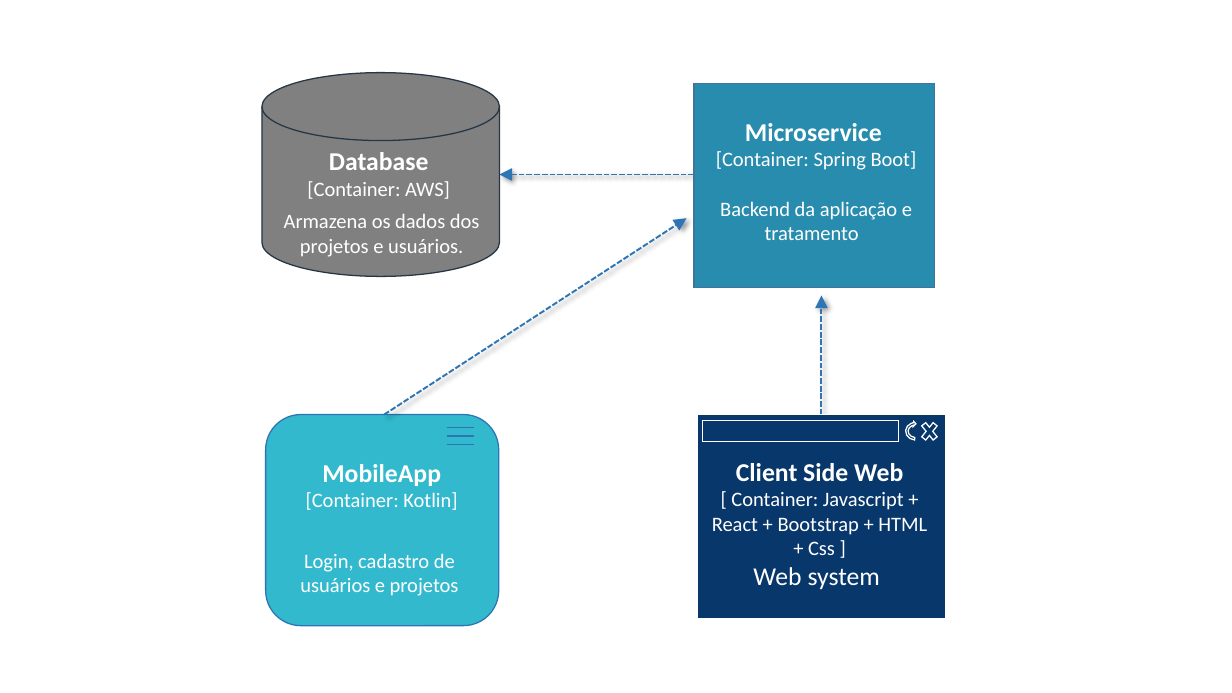
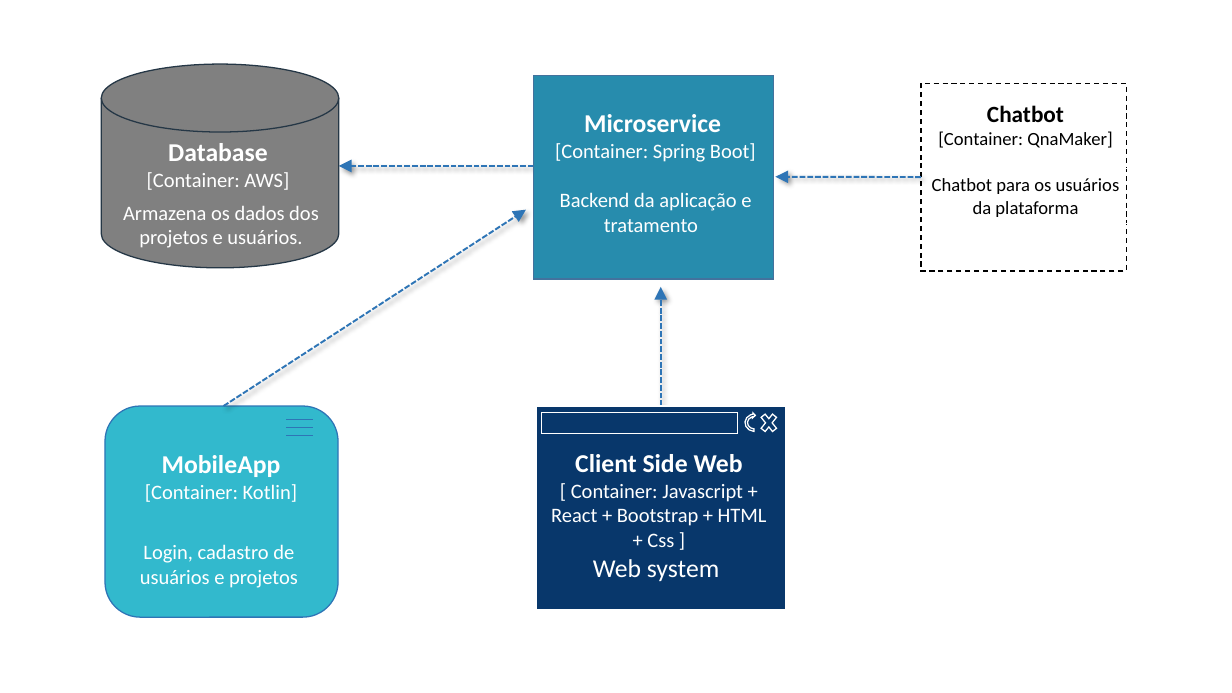
Before and after one commit to Caio-Elcio/2WORK-Mobile, a slide deck: slide 3 of Documentos/Arquitetura/Arquitetura.pptx. Drawn at 1232x693 pixels with LibreOffice and Linux fonts; fonts in the diff are those of the drawing. Boxes give left, top, right and bottom in pixels: in the first picture for what was removed or moved away, otherwise in the second. Text is boxed around its words. In the diff, an @@ line names an element or a change of style, - is before the commit and + after.

```diff
--- a/Documentos/Arquitetura/Arquitetura.pptx
+++ b/Documentos/Arquitetura/Arquitetura.pptx
@@ rectangle added at box(921, 83, 1127, 271), fill #FFFFFF, outline #000000 1 pt dashed @@
@@ text added at box(938, 105, 1112, 148), 14.5 pt, text #000000 @@
+Chatbot
+[Container: QnaMaker]
@@ arrow added from (921, 177) to (775, 177), #2E75B6 1.5 pt dashed @@
@@ rectangle added at box(915, 169, 1137, 224), outline #FFFFFF 0.75 pt, 14.5 pt, text #000000 @@
+Chatbot para os usuários da plataforma
@@ 6 texts, 3 rectangles, 3 arrows, 3 lines, 1 cross, 1 circular arrow, 1 cylinder, 1 rounded rectangle: place and size @@
-6 texts, 3 rectangles, 3 arrows, 3 lines, 1 cross, 1 circular arrow, 1 cylinder, 1 rounded rectangle at box(262, 73, 945, 627)
+6 texts, 3 rectangles, 3 arrows, 3 lines, 1 cross, 1 circular arrow, 1 cylinder, 1 rounded rectangle at box(102, 64, 785, 617)
```
Also in this commit, not shown: 3 other slides changed.
